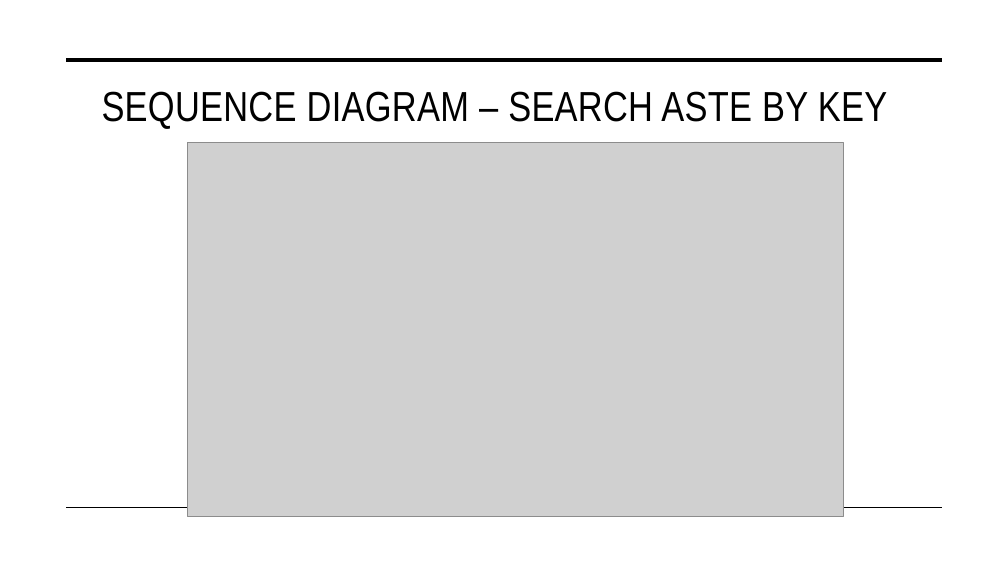
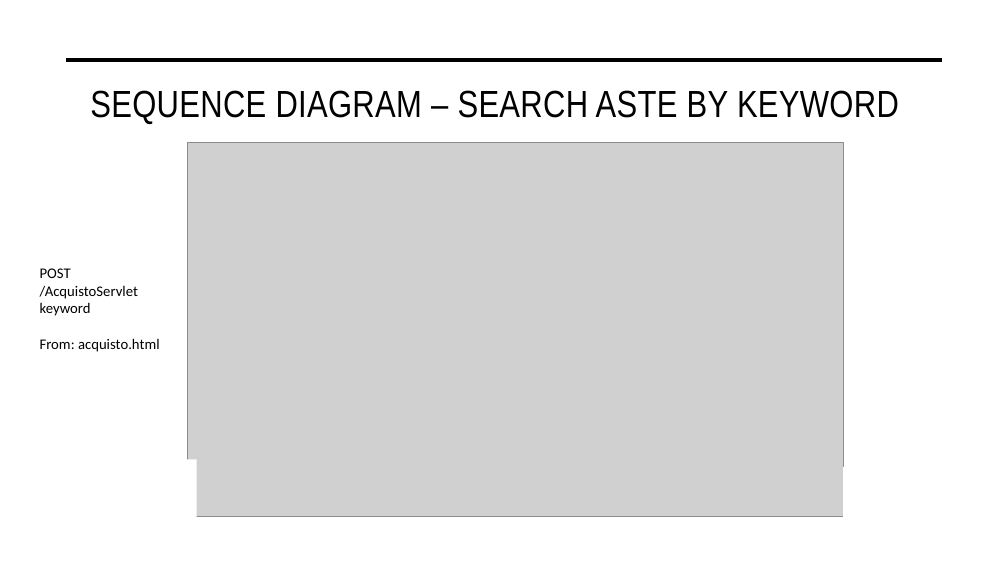
Before and after one commit to nicolospuri/AuctionSystem-Website, a slide deck: slide 26 of deliverables/PresentazioneProgettoTIW.pptx (slide 29 before the commit). Drawn at 1008x567 pixels with LibreOffice and Linux fonts; fonts in the diff are those of the drawing; grey boxes stand for pictures. Boxes give left, top, right and bottom in pixels: in the first picture for what was removed or moved away, otherwise in the second. Text is boxed around its words. In the diff, an @@ line names an element or a change of style, - is before the commit and + after.

```diff
--- a/deliverables/PresentazioneProgettoTIW.pptx
+++ b/deliverables/PresentazioneProgettoTIW.pptx
@@ title at [90,90,899,124]: text changed; size 40 to 36 pt @@
-SEQUENCE DIAGRAM – SEARCH ASTE BY KEY
+SEQUENCE DIAGRAM – SEARCH ASTE BY KEYWORD
@@ text added at [40,268,160,352], 14 pt, text #000000 @@
+POST
+/AcquistoServlet
+keyword
+From: acquisto.html
@@ rectangle added at [50,460,197,528], fill #FFFFFF @@
@@ rectangle added at [843,467,954,527], fill #FFFFFF @@
```
Also in this commit, not shown: 26 other slides changed, 4 other files.
